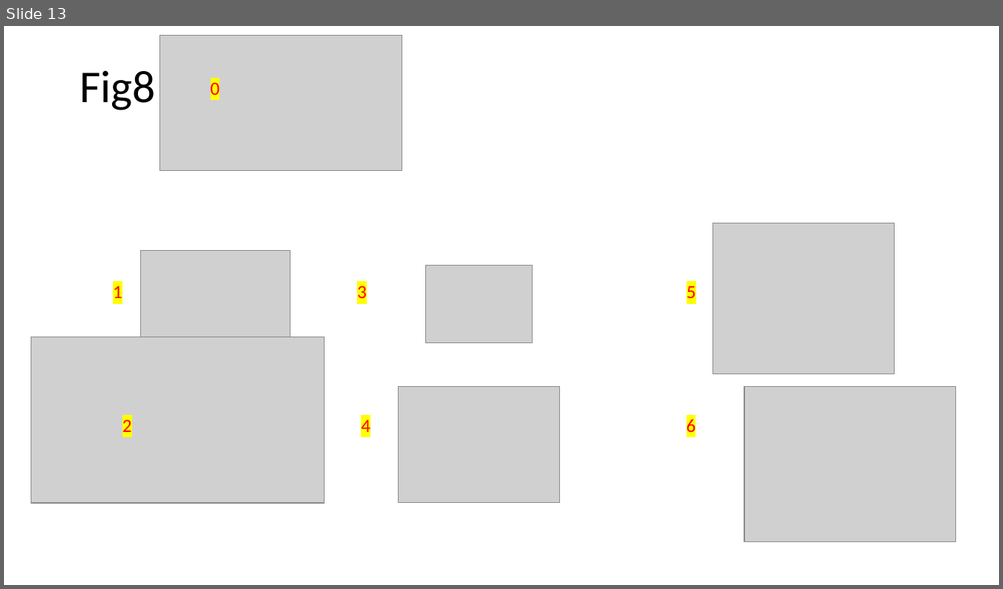
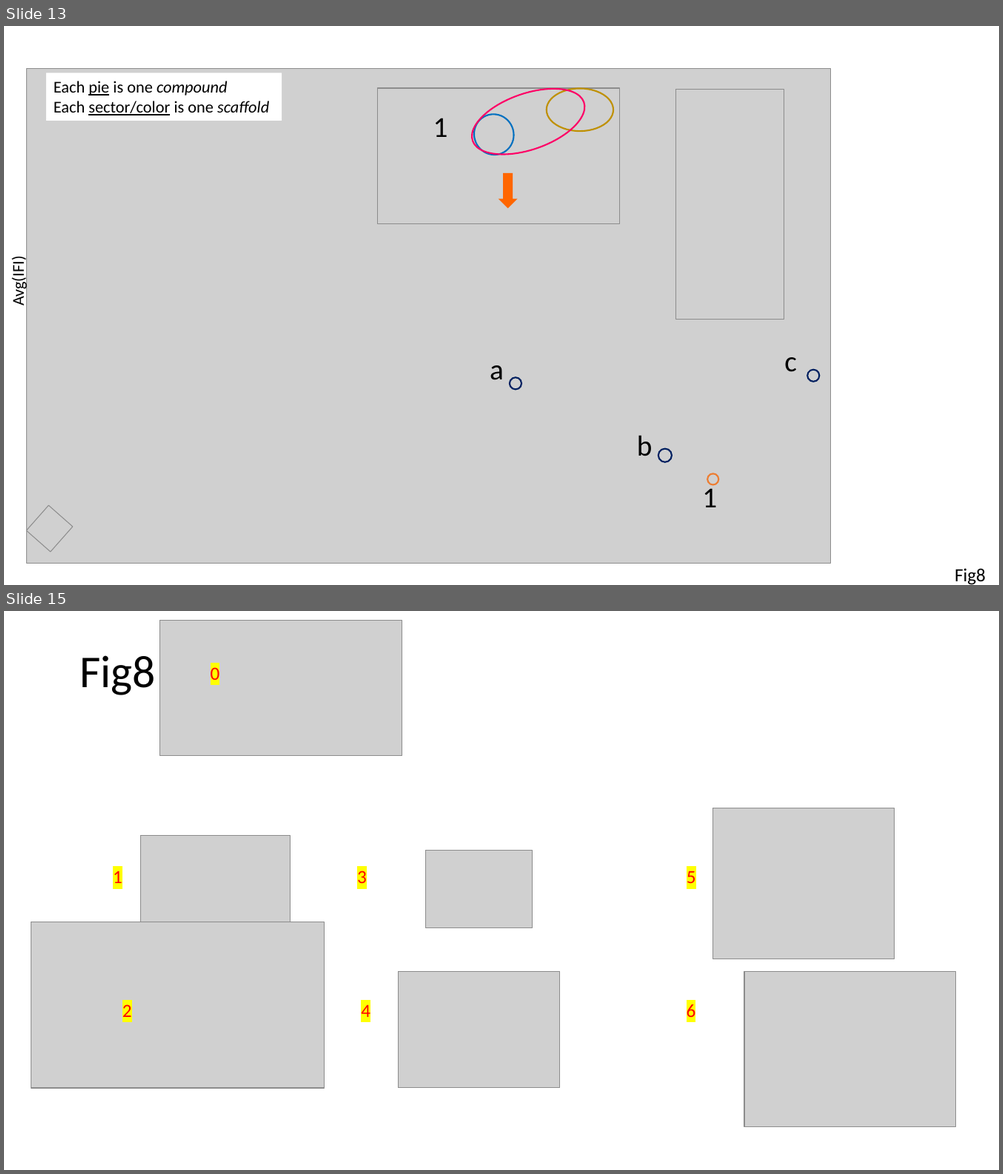
Before and after one commit to ncats/scaffoldanalytics, a slide deck: pres/Scaffold analytics figures to modify with chemical structures.pptx. Shown one above the other, each under a label of ours: slide 13 before the commit, slides 13 and 15 after it; the slides between them are not shown. The pictures are 1003x589 and 1003x1174 pixels, drawn with LibreOffice and Linux fonts; fonts in the diff are those of the drawing; grey boxes stand for pictures. Boxes give left, top, right and bottom in pixels: in the first picture for what was removed or moved away, otherwise in the second. Text is boxed around its words. In the diff, an @@ line names an element or a change of style, - is before the commit and + after.

```diff
--- a/pres/Scaffold analytics figures to modify with chemical structures.pptx
+++ b/pres/Scaffold analytics figures to modify with chemical structures.pptx
@@ slide 13 added at <box>4,26,999,585</box>, background #FFFFFF @@
@@ picture added at <box>26,68,831,564</box> @@
@@ rectangle added at <box>46,73,282,121</box>, fill #FFFFFF, 16 pt, text #000000 @@
+Each pie is one compound
+Each sector/color is one scaffold
@@ picture added at <box>676,89,784,319</box> @@
@@ text added at <box>433,118,448,137</box>, 28 pt, text #000000 @@
+1
@@ group added at <box>377,76,620,224</box>: 3 ellipses, 1 picture, 1 right arrow @@
@@ text added at <box>8,261,28,305</box>, 16 pt, text #000000 @@
+Avg(IFI)
@@ text added at <box>784,358,797,372</box>, 28 pt, text #000000 @@
+c
@@ text added at <box>489,366,504,380</box>, 28 pt, text #000000 @@
+a
@@ ellipse added at <box>510,378,522,390</box>, outline #002060 1.5 pt @@
@@ ellipse added at <box>808,370,819,382</box>, outline #002060 1.5 pt @@
@@ text added at <box>637,435,652,457</box>, 28 pt, text #000000 @@
+b
@@ ellipse added at <box>658,449,671,463</box>, outline #002060 1.5 pt @@
@@ text added at <box>702,483,717,508</box>, 28 pt, text #000000 @@
+1
@@ ellipse added at <box>708,474,719,486</box>, outline #ED7D31 1.5 pt @@
@@ picture added at <box>26,506,72,552</box> @@
@@ title added at <box>954,568,985,585</box>, 18 pt, text #000000 @@
+Fig8
@@ what was slide 13 is now slide 15 @@
```
Also in this commit, not shown: 1 slide changed, 1 other slide added, 5 other files.
